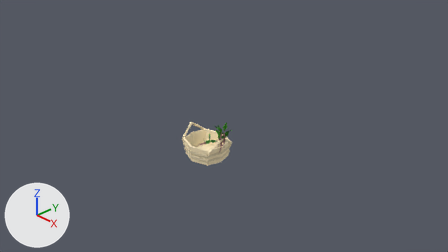
The Blender file crops/crops/crops.blend, before and after one commit.
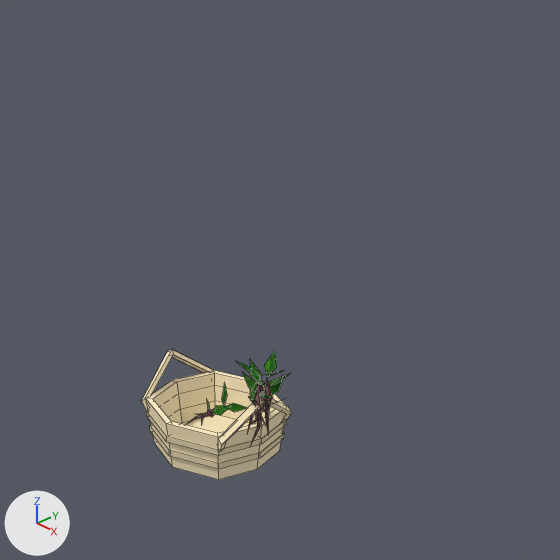
Old and new are each drawn from the file's camera 'Camera' and again close up on the part from 30% to 72% of the width and 1% to 76% of the height. Every picture has the same lights, and +X, +Y and +Z are marked at lower left. The close-ups show mesh edges as thin lines.

Objects in the first close-up: 'basket', 'weed', 'weed0', 'weed1'.
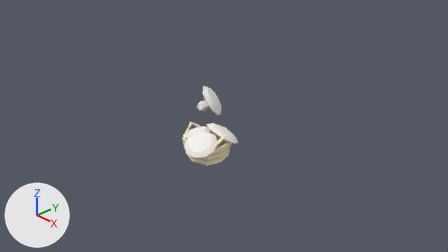
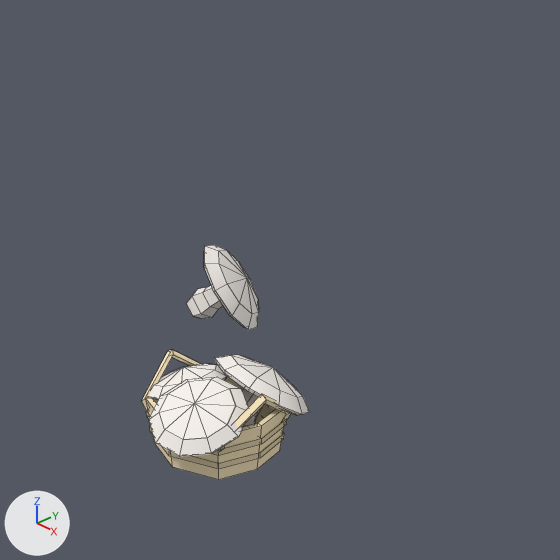
Commit message: Add portobello assets

What differs and where, as boxes (x1, y1, x2, y2) in the close-ups (560 x 560 px):
'portobello.003', added
    after: (149, 377, 248, 456)
'portobello', added
    after: (187, 245, 259, 330)
'portobello.001', added
    after: (215, 354, 309, 427)
'portobello.002', added
    after: (149, 363, 227, 400)
'weed1', hidden
    before: (236, 351, 284, 432)
'weed0', hidden
    before: (248, 360, 290, 445)
'weed', hidden
    before: (186, 384, 247, 425)

The change, as a list of edits to the scene's bpy script:
```text
Add mat_cap:
    mat_cap = diffuse_material('cap')
    mat_cap.base_color = (0.941, 0.894, 0.851)  # white #f8f3ee
Add mat_stalk:
    mat_stalk = diffuse_material('stalk')
    mat_stalk.base_color = (0.357, 0.302, 0.251)  # grey #a19589
Add me_sphere:
    me_sphere.from_pydata(...)  # 117 vertices, 56 faces; spans x -0.409..0.33, y -0.322..0.392, z -0.061..1.424
    # faces by material slot: [46, 10]
    me_sphere.materials.append(mat_cap)  # white #f8f3ee
    me_sphere.materials.append(mat_stalk)  # grey #a19589
Add me_sphere_003:
    me_sphere_003.from_pydata(...)  # 117 vertices, 56 faces; spans x -0.285..0.546, y -0.17..0.724, z -0.265..1.166
    # faces by material slot: [46, 10]
    me_sphere_003.materials.append(mat_cap)  # white #f8f3ee
    me_sphere_003.materials.append(mat_stalk)  # grey #a19589
Add me_sphere_004:
    me_sphere_004.from_pydata(...)  # 117 vertices, 56 faces; spans x -1.06..0.007, y -0.641..0.328, z -0.217..0.272
    # faces by material slot: [46, 10]
    me_sphere_004.materials.append(mat_cap)  # white #f8f3ee
    me_sphere_004.materials.append(mat_stalk)  # grey #a19589
Add me_sphere_005:
    me_sphere_005.from_pydata(...)  # 117 vertices, 56 faces; spans x -0.218..0.544, y -0.667..0.445, z -0.246..0.939
    # faces by material slot: [46, 10]
    me_sphere_005.materials.append(mat_cap)  # white #f8f3ee
    me_sphere_005.materials.append(mat_stalk)  # grey #a19589
Change ob_weed1:
    add ob_weed1.hide_set(True)  # its collection is switched off
Change ob_weed0:
    add ob_weed0.hide_set(True)  # its collection is switched off
Change ob_weed:
    add ob_weed.hide_set(True)  # its collection is switched off
Add ob_portobello:
    ob_portobello = bpy.data.objects.new('portobello', me_sphere)
    ob_portobello.location = (-1.2, 1.2, 0.0)
Add ob_portobello_001:
    ob_portobello_001 = bpy.data.objects.new('portobello.001', me_sphere_003)
    ob_portobello_001.location = (0.0, 0.0, 0.0)
Add ob_portobello_002:
    ob_portobello_002 = bpy.data.objects.new('portobello.002', me_sphere_004)
    ob_portobello_002.location = (0.0, 0.0, 0.0)
Add ob_portobello_003:
    ob_portobello_003 = bpy.data.objects.new('portobello.003', me_sphere_005)
    ob_portobello_003.location = (0.0, 0.0, 0.0)
```
